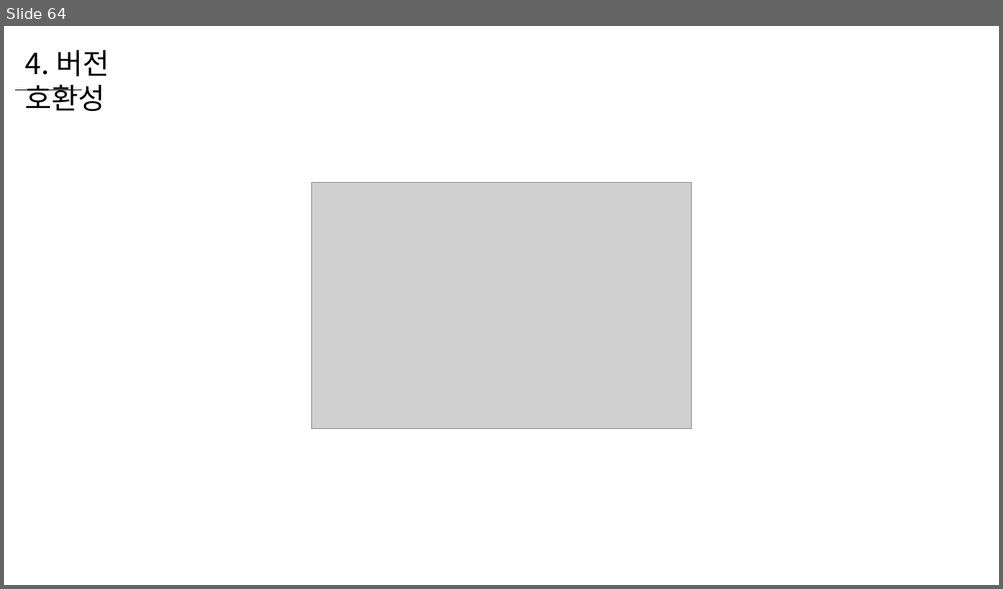
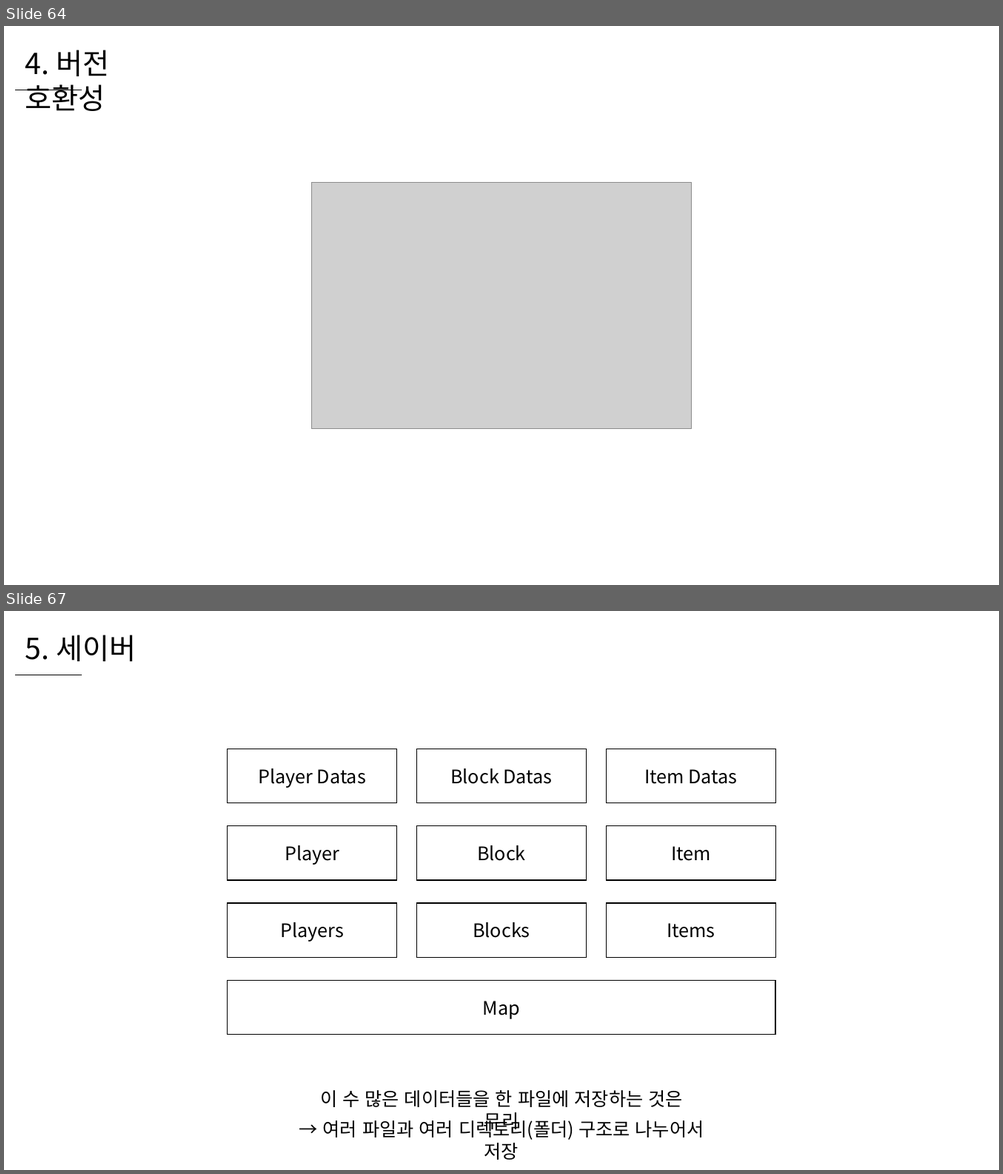
Before and after one commit to WooLyung/2022-Unity-Lecture, a slide deck: 5 - 데이터 관리 심화.pptx. Shown one above the other, each under a label of ours: slide 64 before the commit, slides 64 and 67 after it; the slides between them are not shown. The pictures are 1003x589 and 1003x1174 pixels, drawn with LibreOffice and Linux fonts; fonts in the diff are those of the drawing; grey boxes stand for pictures. Boxes give left, top, right and bottom in pixels: in the first picture for what was removed or moved away, otherwise in the second. Text is boxed around its words. In the diff, an @@ line names an element or a change of style, - is before the commit and + after.

```diff
--- a/5 - 데이터 관리 심화.pptx
+++ b/5 - 데이터 관리 심화.pptx
@@ slide 67 added at (x1=4, y1=611, x2=999, y2=1170), background #FFFFFF @@
@@ text added at (x1=25, y1=635, x2=136, y2=661), 28 pt, text #000000 @@
+5. 세이버
@@ line added from (14, 675) to (82, 675), #000000 0.5 pt @@
@@ rectangle added at (x1=227, y1=749, x2=396, y2=803), fill #FFFFFF, outline #000000 1 pt, 18 pt, text #000000 @@
+Player Datas
@@ rectangle added at (x1=417, y1=749, x2=586, y2=803), fill #FFFFFF, outline #000000 1 pt, 18 pt, text #000000 @@
+Block Datas
@@ rectangle added at (x1=606, y1=749, x2=776, y2=803), fill #FFFFFF, outline #000000 1 pt, 18 pt, text #000000 @@
+Item Datas
@@ rectangle added at (x1=227, y1=826, x2=396, y2=880), fill #FFFFFF, outline #000000 1 pt, 18 pt, text #000000 @@
+Player
@@ rectangle added at (x1=417, y1=826, x2=586, y2=880), fill #FFFFFF, outline #000000 1 pt, 18 pt, text #000000 @@
+Block
@@ rectangle added at (x1=606, y1=826, x2=776, y2=880), fill #FFFFFF, outline #000000 1 pt, 18 pt, text #000000 @@
+Item
@@ rectangle added at (x1=227, y1=903, x2=396, y2=958), fill #FFFFFF, outline #000000 1 pt, 18 pt, text #000000 @@
+Players
@@ rectangle added at (x1=417, y1=903, x2=586, y2=958), fill #FFFFFF, outline #000000 1 pt, 18 pt, text #000000 @@
+Blocks
@@ rectangle added at (x1=606, y1=903, x2=776, y2=958), fill #FFFFFF, outline #000000 1 pt, 18 pt, text #000000 @@
+Items
@@ rectangle added at (x1=227, y1=980, x2=776, y2=1035), fill #FFFFFF, outline #000000 1 pt, 18 pt, text #000000 @@
+Map
@@ text added at (x1=320, y1=1091, x2=683, y2=1108), 18 pt, text #000000 @@
+이 수 많은 데이터들을 한 파일에 저장하는 것은 무리
@@ text added at (x1=323, y1=1117, x2=704, y2=1140), 18 pt, text #000000 @@
+→ 여러 파일과 여러 디렉토리(폴더) 구조로 나누어서 저장
```
Also in this commit, not shown: 2 slides changed, 16 other slides added.
